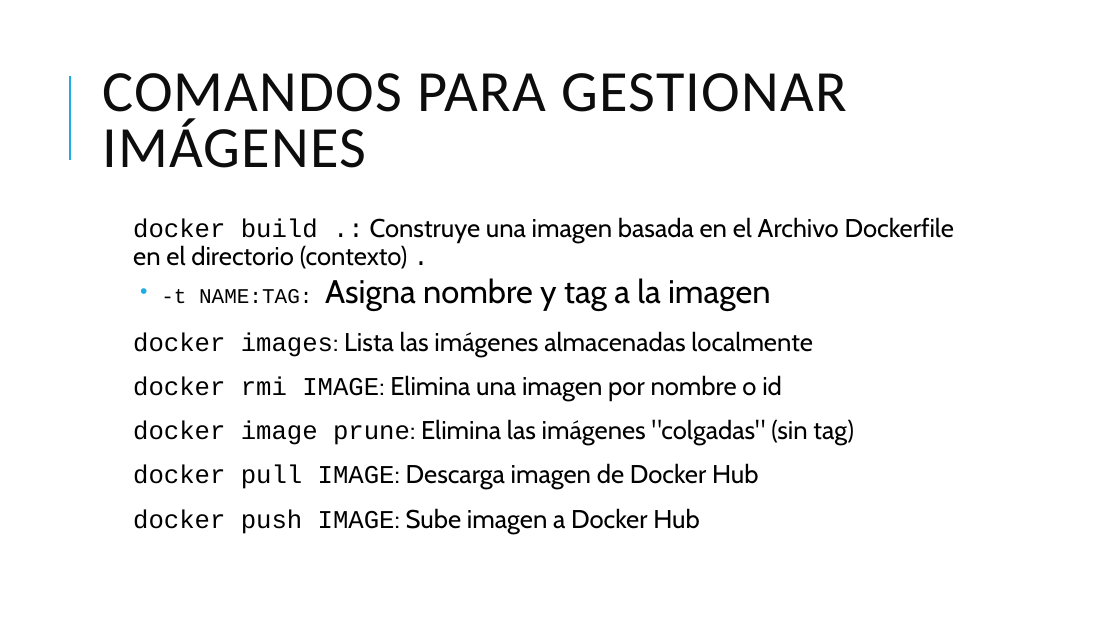
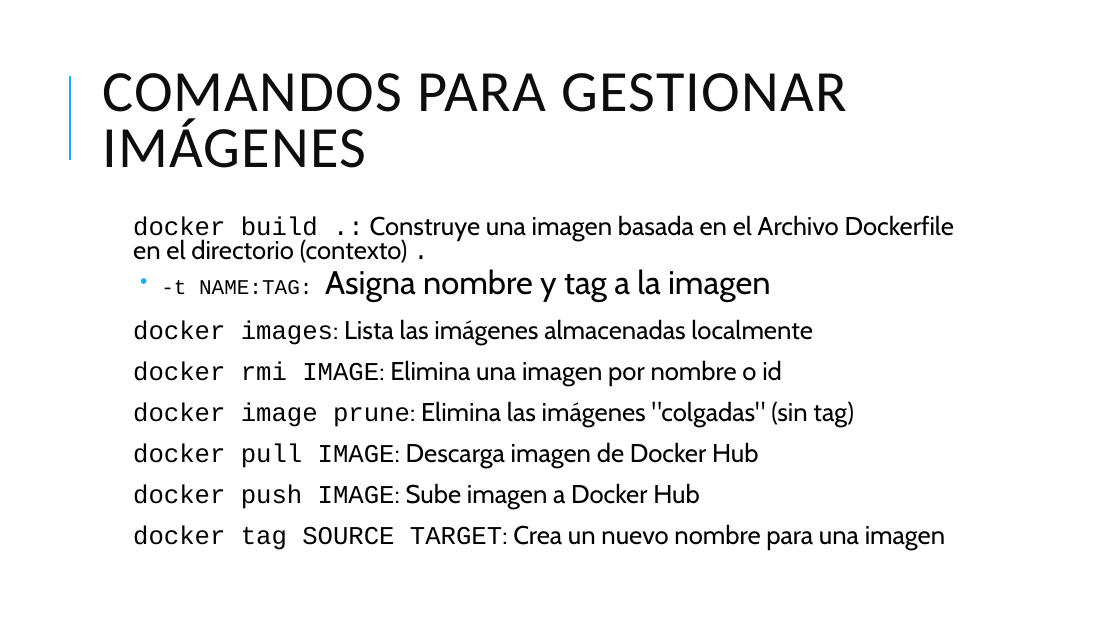
Before and after one commit to grupoinetel/curso-devops-ulpgc, a slide deck: slide 36 of ppt/curso-devops-ulpgc-docker.pptx. Drawn at 1120x630 pixels with LibreOffice and Linux fonts; fonts in the diff are those of the drawing; background and template pictures are left out. Boxes give left, top, right and bottom in pixels: in the first picture for what was removed or moved away, otherwise in the second. Text is boxed around its words. In the diff, an @@ line names an element or a change of style, - is before the commit and + after.

```diff
--- a/ppt/curso-devops-ulpgc-docker.pptx
+++ b/ppt/curso-devops-ulpgc-docker.pptx
@@ text at (x1=133, y1=215, x2=954, y2=509): line spacing 0.9 to 0.8 @@
@@ text at (x1=133, y1=524, x2=945, y2=550): paragraph added @@
+  docker tag SOURCE TARGET: Crea un nuevo nombre para una imagen
```
Also in this commit, not shown: 1 other slide changed, 1 other file.
